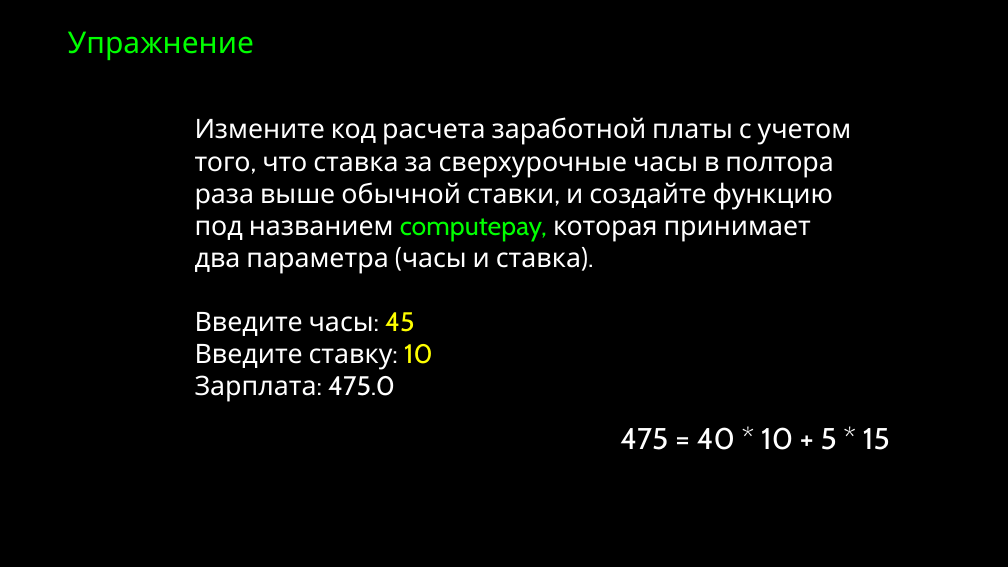
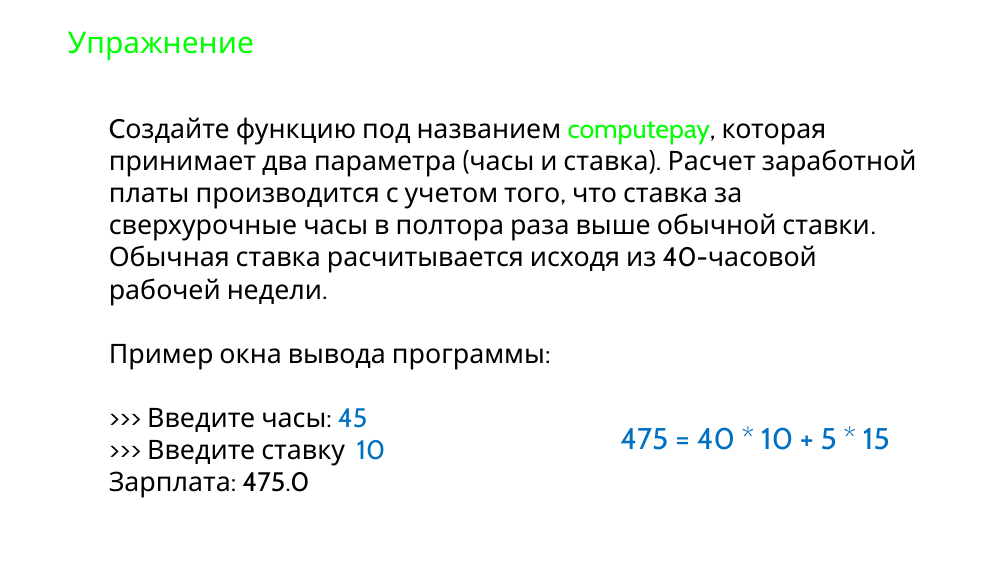
Before and after one commit to maxchv/LearnPython, a slide deck: slide 42 of week04/Functions.pptx (slide 39 before the commit). Drawn at 1008x567 pixels with LibreOffice and Linux fonts; fonts in the diff are those of the drawing. Boxes give left, top, right and bottom in pixels: in the first picture for what was removed or moved away, otherwise in the second. Text is boxed around its words. In the diff, an @@ line names an element or a change of style, - is before the commit and + after.

```diff
--- a/week04/Functions.pptx
+++ b/week04/Functions.pptx
@@ background #000000 to #FFFFFF @@
@@ text at (109,117,917,466): text changed; text colour #FFFFFF to #000000 @@
-Измените код расчета заработной платы с учетом того, что ставка за сверхурочные часы в полтора раза выше обычной ставки, и создайте функцию под названием computepay, которая принимает два параметра (часы и ставка).
-Введите часы: 45
-Введите ставку: 10
+Cоздайте функцию под названием computepay, которая принимает два параметра (часы и ставка). Расчет заработной платы производится с учетом того, что ставка за сверхурочные часы в полтора раза выше обычной ставки. Обычная ставка расчитывается исходя из 40-часовой рабочей недели.
+Пример окна вывода программы:
+>>> Введите часы: 45
+>>> Введите ставку: 10
@@ text "Cоздайте функцию под названием computepay, ...": place and size @@
-text "Cоздайте функцию под названием computepay, ..." at (195,117,852,396)
+text "Cоздайте функцию под названием computepay, ..." at (109,117,917,498)
@@ text "475 = 40 * 10 ..." at (620,427,890,450): text colour #FFFFFF to #0070C0 @@
@@ text at (109,471,309,498): text colour #FFFFFF to #000000 in "Зарплата: 475.0" @@
```
Also in this commit, not shown: 8 other slides changed, 3 slides added.
